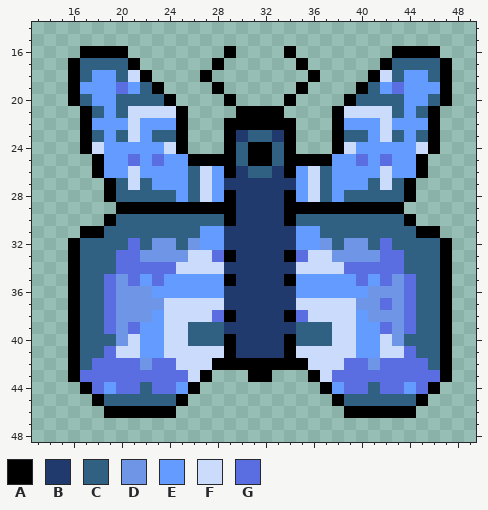
Two versions of one pixel-art sprite, Assets/Sprites/Enemies/Butterfly_new/Blue/Butterfly_Blue1.png. Above is the file before it was changed.
The file is 64x64 pixels. Shown: x 13..49, y 14..48.
Palette (. is transparent): A #000000  B #203a6e  C #306082  D #6f96e6  E #639bff  F #cbdbfc  G #5b6ee1
Pixels before, first column x 16:
16 .AAAA........A....A........AAAA.
17 ACCCCA......A......A......ACCCCA
18 ACEECFA....A........A....AFCEECA
19 AEEEGECA....A......A....ACEGEEEA
20 ACEECCCCA....A....A....ACCCCEECA
21 .ACECFFFFA....AAAA....AFFFFCECA.
22 .AEEEFEEEA...AAAAAA...AEEEFEEEA.
23 .ACECFECCA...ABCCBA...ACCEFCECA.
24 .AFEEEEEFA...ACAACA...AFEEEEEFA.
25 ..AEEGEGEEAAAACAACAAAAEEGEGEEA..
26 ..AEEFEEEECFEABCCBAEFCEEEEFEEA..
27 ...ACFCEEECFEBBBBBBEFCEEECFCA...
28 ...ACCCCCECFEABBBBAEFCECCCCCA...
29 ....AAAAAAAAAABBBBAAAAAAAAAA....
30 ...ACCCCCCCCCABBBBACCCCCCCCCA...
31 .AACCCCCCCCEEBBBBBBEECCCCCCCCAA.
32 ACCCCGCDDCDEEBBBBBBEEDCDDCGCCCCA
33 ACCCGGDDDDFFGABBBBAGFFDDDDGGCCCA
34 ACCCGGGGGFFFFBBBBBBFFFFGGGGGCCCA
35 ACCGDGEGEEEEEABBBBAEEEEEGEGDGCCA
36 ACCGDDDEEEEEEBBBBBBEEEEEEDDDGCCA
37 ACCGDDDDFFFFFBBBBBBFFFFFDDGDGCCA
38 ACCGDDDEFFFFGABBBBAGFFFFEDDDGCCA
39 ACCGDGEEFFCCCBBBBBBCCCFFEEGDGCCA
40 ACCCDFEEFFCCCABBBBACCCFFEEFDCCCA
41 ACCGFFEEFFFFFABBBBAFFFFFEEFFGCCA
42 ACGGGGDGGFFFAAAAAAAAFFFGGDGGGGCA
43 AGGGGGGGGGFA...AA...AFGGGGGGGGGA
44 .AGEGGCGGEA..........AEGGCGGEGA.
45 ..ACCCCCCA............ACCCCCCA..
46 ...AAAAAA..............AAAAAA...
New version:
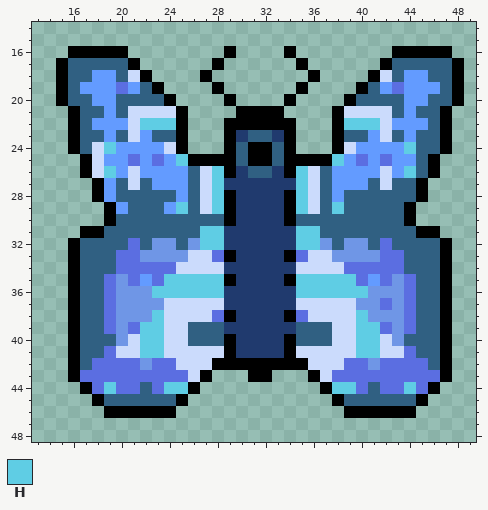
Colours new in this view: H #5fcde4
Log entry: Update ButterlyflyBlue sprites changed the pngs to newer ones
The edit:
Changed rows in their new state; - is an unchanged pixel.
first column x 15:
16 -A------------------------------A-
17 AC------------------------------CA
18 AC------------------------------CA
19 AC------------------------------CA
20 AC------------------------------CA
21 -AC----------------------------CA-
22 -AC----HHH--------------HHH----CA-
23 -AC----------------------------CA-
24 -AC-H------------------------HCCA-
25 --AF------H------------H------CA--
26 --AFH--------H------H--------HCA--
27 ---AE--------H------H--------CA---
28 ---AE--------H------H--------CA---
29 ----AECCCEHCFH------HFCHCCCCCA----
31 ------------HH------HH------------
32 ------------HH------HH------------
35 ---------HHHHH------HHHHH---------
36 --------HHHHHH------HHHHHH--------
38 --------H----------------H--------
39 -------HH----------------HH-------
40 -------HH----------------HH-------
41 -------HH----------------HH-------
44 ----H----HH------------HH----H----
